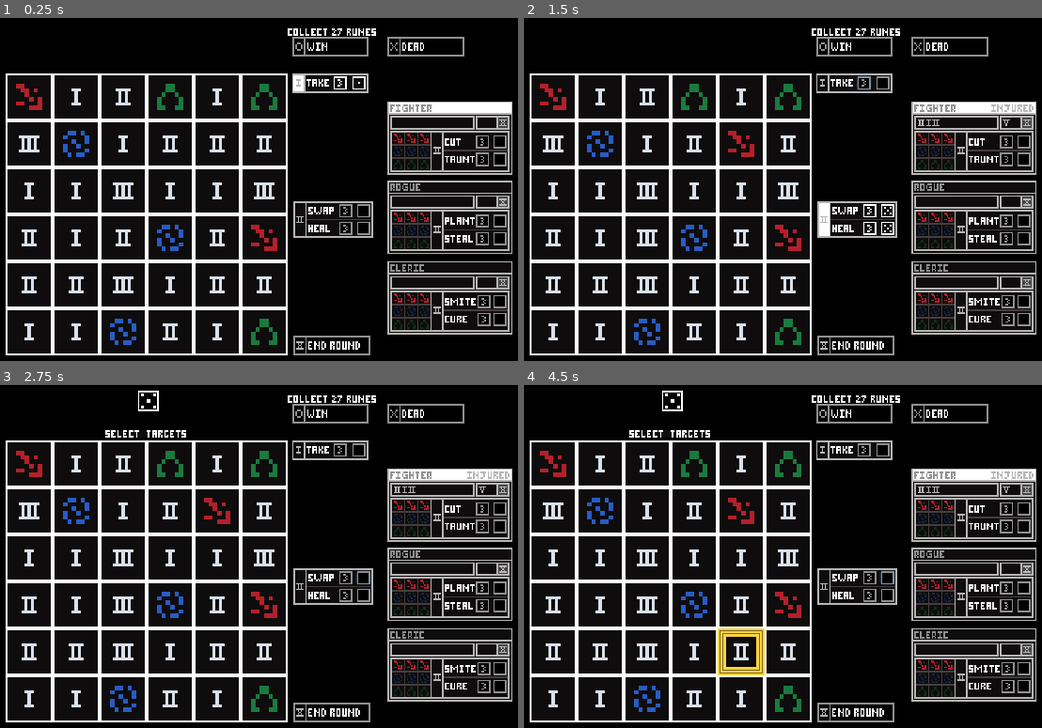
Above: before the commit, frames 1-4 (two rows, left to right).
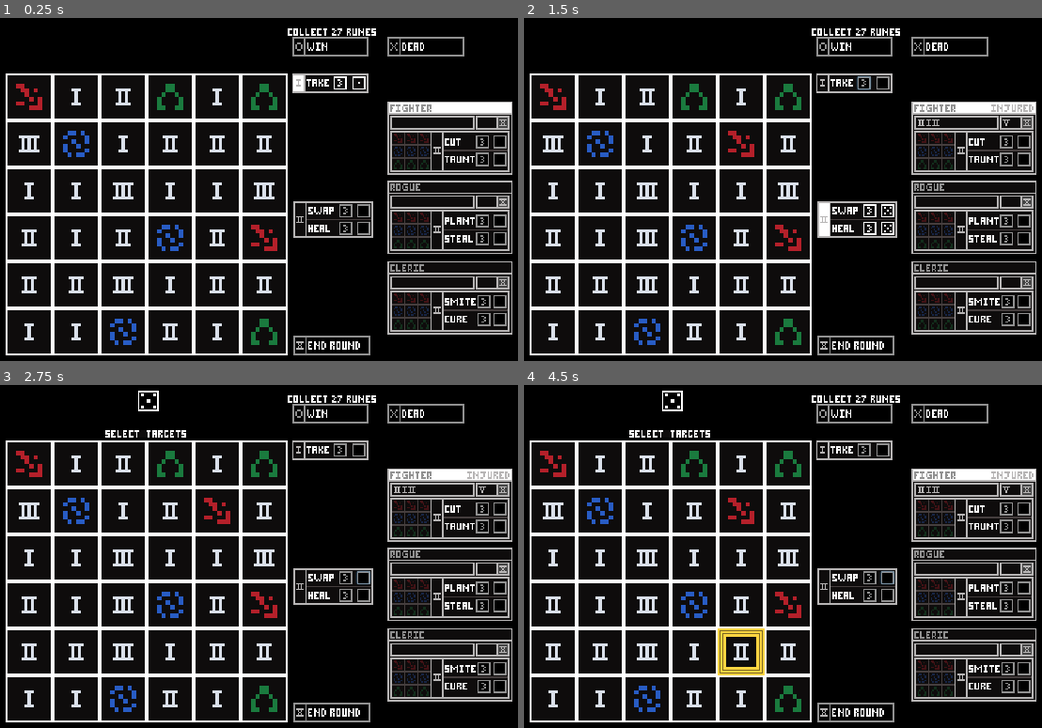
Above: after the commit, the same moments.

Repository: Lasenist/BonesWillRoll
Game: Godot game, scene res://level/play_scene.tscn
Same seed, same stepped clock (60 frames per second), same inputs: the game is played once before the commit and once after it.
Inputs (mouse positions are in pixels of both pictures, inside the frame that each line leads up to):
- Up to frame 1 (0.25 s): no input
- Up to frame 2 (1.5 s): click (865, 83) at 0.5 s; tap Enter at 1.25 s; move the mouse to (669, 213) at 1.27 s; hold E (rotate_selection_right) from 1.28 s (still down); click (669, 213) at 1.42 s
- Up to frame 3 (2.75 s): release E (rotate_selection_right) at 2 s; click (362, 577) at 2.02 s
- Up to frame 4 (4.5 s): tap Space at 2.75, 4.25 s; move the mouse to (622, 604) at 2.77 s; hold Q (rotate_selection_left) 2.78-3.53 s; tap Enter at 3.5 s; move the mouse to (850, 484) at 3.52 s; hold E (rotate_selection_right) from 3.53 s (still down); move the mouse to (736, 669) at 4.27 s; click (736, 669) at 4.42 s

The runs differ from the first frame. In frame 1, 0.2% of the frame differs, in the area x 76-83%, y 33-84%; in frame 2, 0.2%; in frame 3, 0.2%; in frame 4, 0.2%.

Commit message:
fix rune count

Diff:
--- a/UI/adventurer/adventurer.gd
+++ b/UI/adventurer/adventurer.gd
@@ -33,7 +33,7 @@
 var is_dead = true
 var is_injured = true
 
-var red_rune_count = 3
+var red_rune_count = 0
 var blue_rune_count = 0
 var green_rune_count = 0
 
